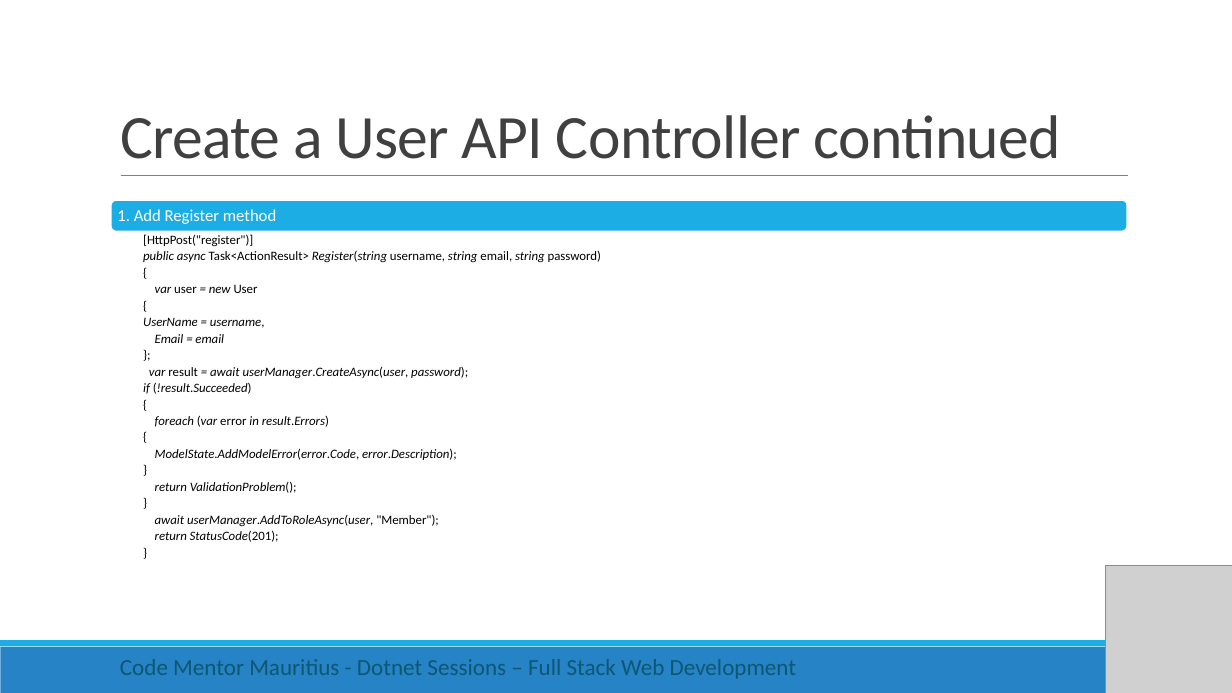
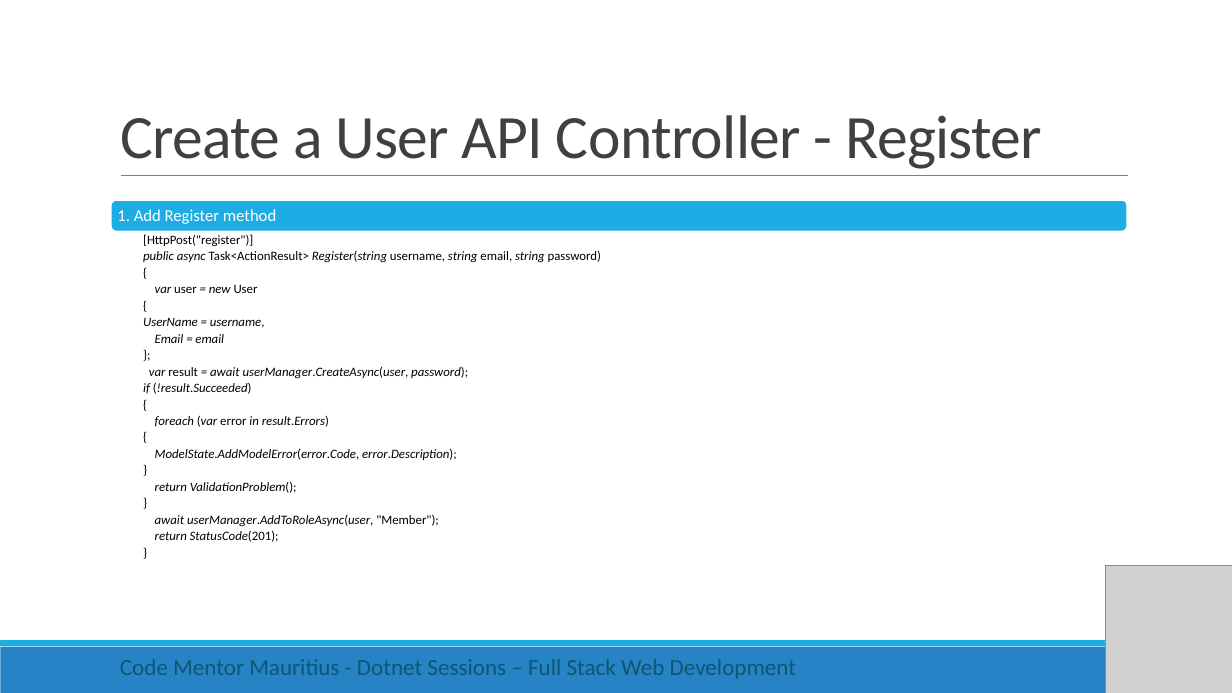
Before and after one commit to rishigujadhur1/Slides, a slide deck: slide 12 of Dotnet/dotnet Session 2.pptx. Drawn at 1232x693 pixels with LibreOffice and Linux fonts; fonts in the diff are those of the drawing; grey boxes stand for pictures. Boxes give left, top, right and bottom in pixels: in the first picture for what was removed or moved away, otherwise in the second. Text is boxed around its words. In the diff, an @@ line names an element or a change of style, - is before the commit and + after.

```diff
--- a/Dotnet/dotnet Session 2.pptx
+++ b/Dotnet/dotnet Session 2.pptx
@@ title at box(120, 115, 1042, 169): text changed @@
-Create a User API Controller continued
+Create a User API Controller - Register
```
Also in this commit, not shown: 2 other slides changed, 2 other files.
